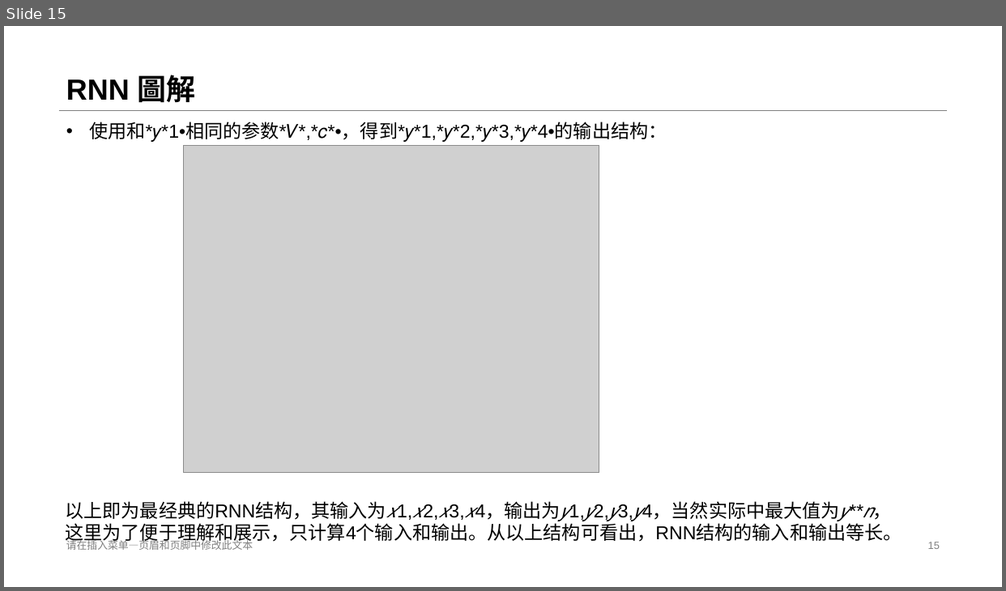
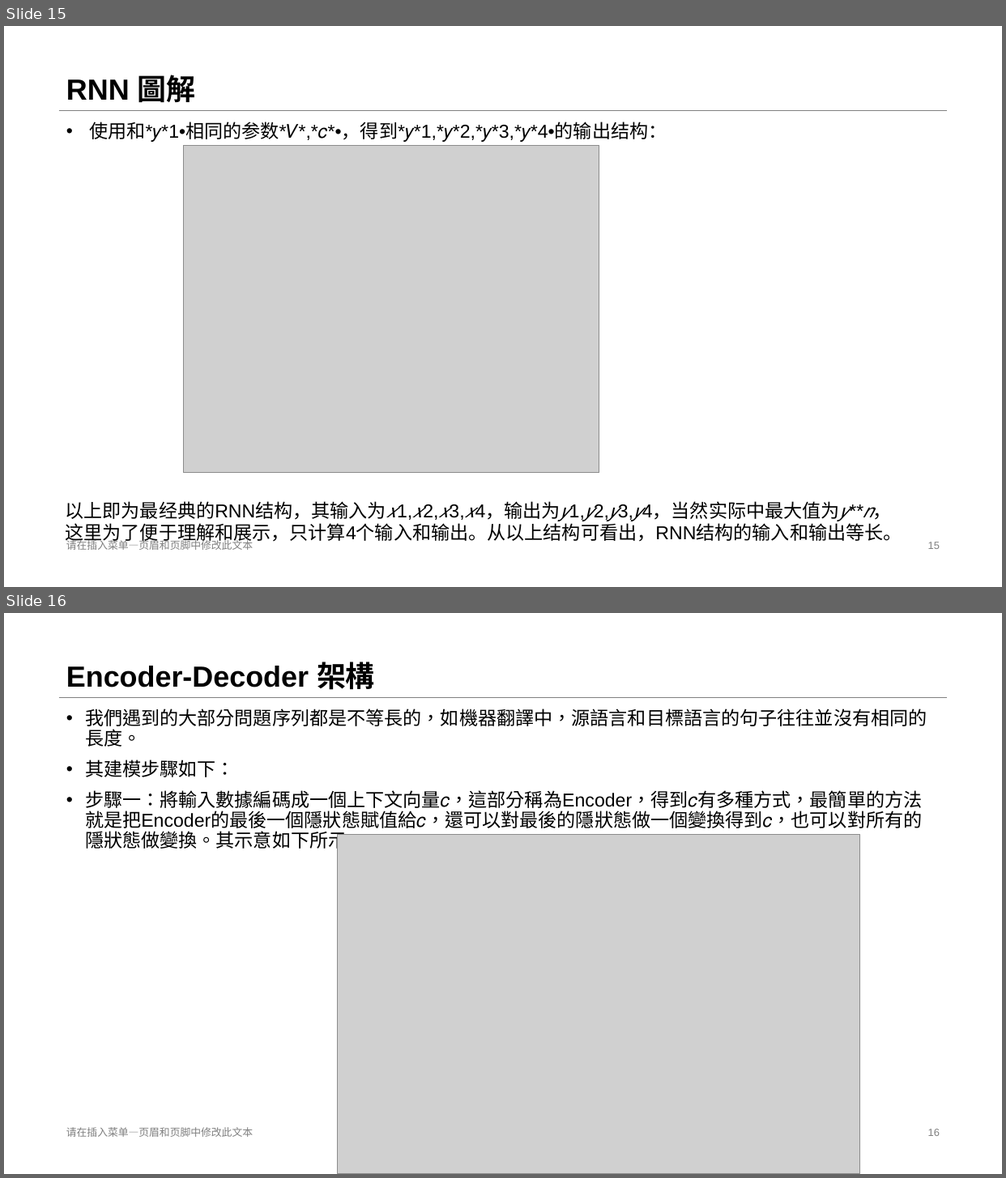
Before and after one commit to stereo720712/2020-11_2021-01_deep_learning_learn_report_record, a slide deck: 11_16_to_11_20_third/3.RNN.pptx. Shown one above the other, each under a label of ours: slide 15 before the commit, slides 15 and 16 after it. The pictures are 1006x591 and 1006x1178 pixels, drawn with LibreOffice and Linux fonts; fonts in the diff are those of the drawing; grey boxes stand for pictures. Boxes give left, top, right and bottom in pixels: in the first picture for what was removed or moved away, otherwise in the second. Text is boxed around its words. In the diff, an @@ line names an element or a change of style, - is before the commit and + after.

```diff
--- a/11_16_to_11_20_third/3.RNN.pptx
+++ b/11_16_to_11_20_third/3.RNN.pptx
@@ slide 16 added at (4, 613, 1002, 1174), background #FFFFFF; not listed: 1 template element that a slide beside it also shows @@
@@ title added at (66, 662, 375, 690), 28 pt, text #000000, bold @@
+Encoder-Decoder 架構
@@ text added at (85, 709, 927, 851), 18 pt, text #000000 @@
+• 我們遇到的大部分問題序列都是不等長的，如機器翻譯中，源語言和目標語言的句子往往並沒有相同的長度。
+• 其建模步驟如下：
+• 步驟一：將輸入數據編碼成一個上下文向量𝑐，這部分稱為Encoder，得到𝑐有多種方式，最簡單的方法就是把Encoder的最後一個隱狀態賦值給𝑐，還可以對最後的隱狀態做一個變換得到𝑐，也可以對所有的隱狀態做變換。其示意如下所示：
@@ picture added at (338, 835, 859, 1174) @@
@@ text added at (66, 1127, 253, 1137), 10 pt, text #808080 @@
+请在插入菜单—页眉和页脚中修改此文本
@@ page number added at (928, 1129, 940, 1136), 10 pt, text #808080 @@
+16
```
Also in this commit, not shown: 1 other slide added, 4 other files.
